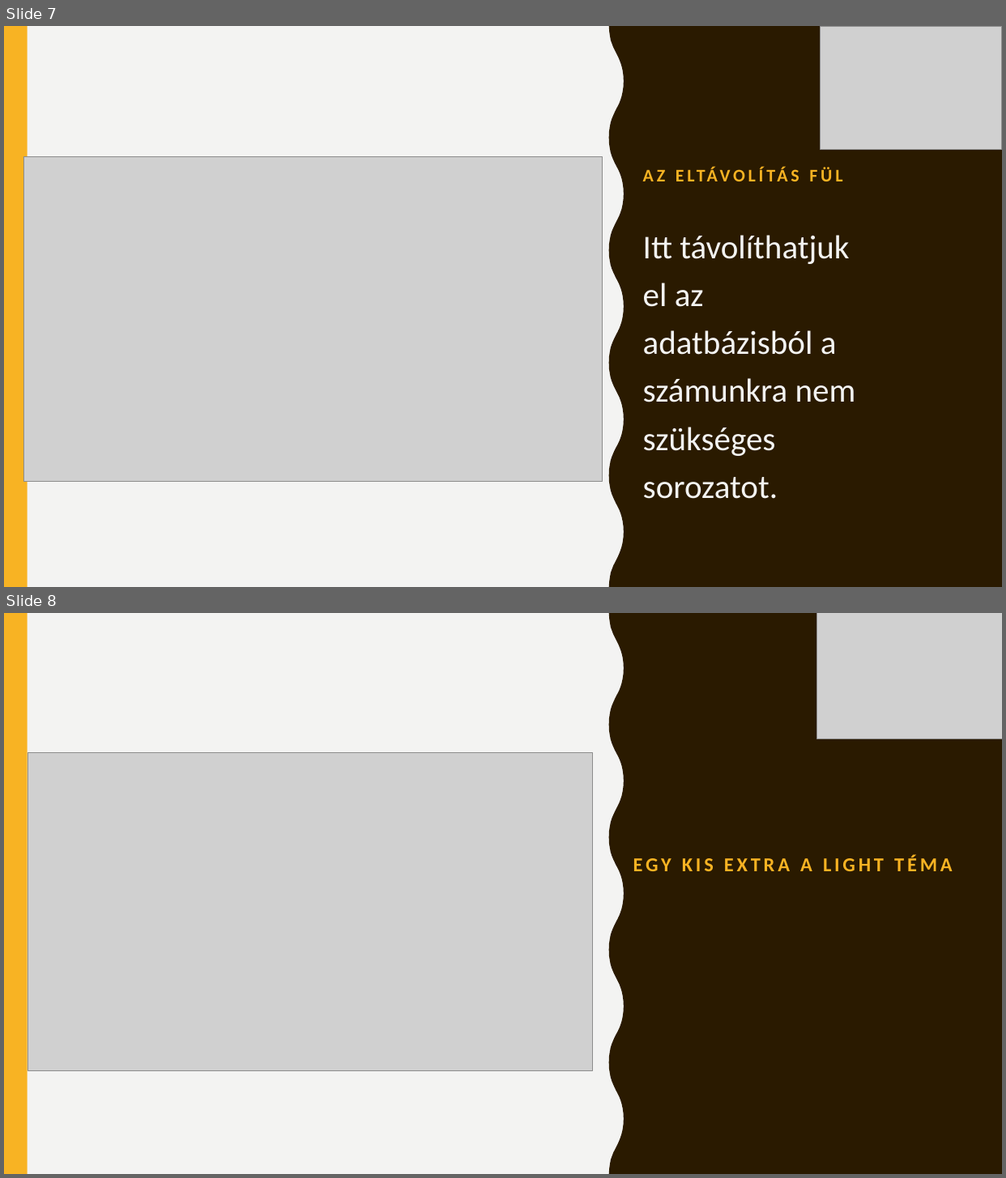
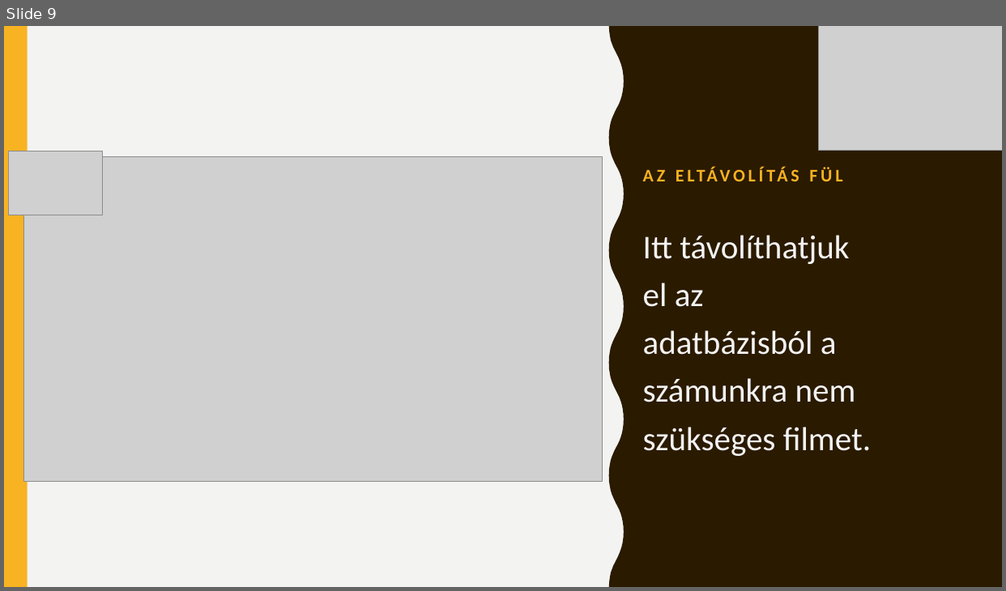
Before and after one commit to zorrrozotya/SFMproject, a slide deck: bemutato/Prezentacio.pptx. Shown one above the other, each under a label of ours: slides 7 and 8 before the commit, slide 9 after it. The pictures are 1006x1178 and 1006x591 pixels, drawn with LibreOffice and Linux fonts; fonts in the diff are those of the drawing; grey boxes stand for pictures. Boxes give left, top, right and bottom in pixels: in the first picture for what was removed or moved away, otherwise in the second. Text is boxed around its words. In the diff, an @@ line names an element or a change of style, - is before the commit and + after.

```diff
--- a/bemutato/Prezentacio.pptx
+++ b/bemutato/Prezentacio.pptx
@@ slide 8 removed at [4, 613, 1002, 1174], background #F3F3F2; not listed: 2 template elements that a slide beside it also shows @@
@@ picture removed at [817, 613, 1002, 739] @@
@@ picture removed at [28, 753, 593, 1071] @@
@@ title removed at [633, 855, 952, 871] @@
-EGY KIS EXTRA A LIGHT TÉMA
@@ what was slide 7 is now slide 9 @@
@@ slide 9 changed as well @@
@@ picture added at [819, 26, 1002, 150] @@
@@ picture added at [9, 152, 102, 216] @@
@@ text at [643, 235, 871, 456]: text changed @@
-Itt távolíthatjuk el az adatbázisból a számunkra nem szükséges sorozatot.
+Itt távolíthatjuk el az adatbázisból a számunkra nem szükséges filmet.
```
Also in this commit, not shown: 7 other slides changed, 5 slides added, 17 other files.
